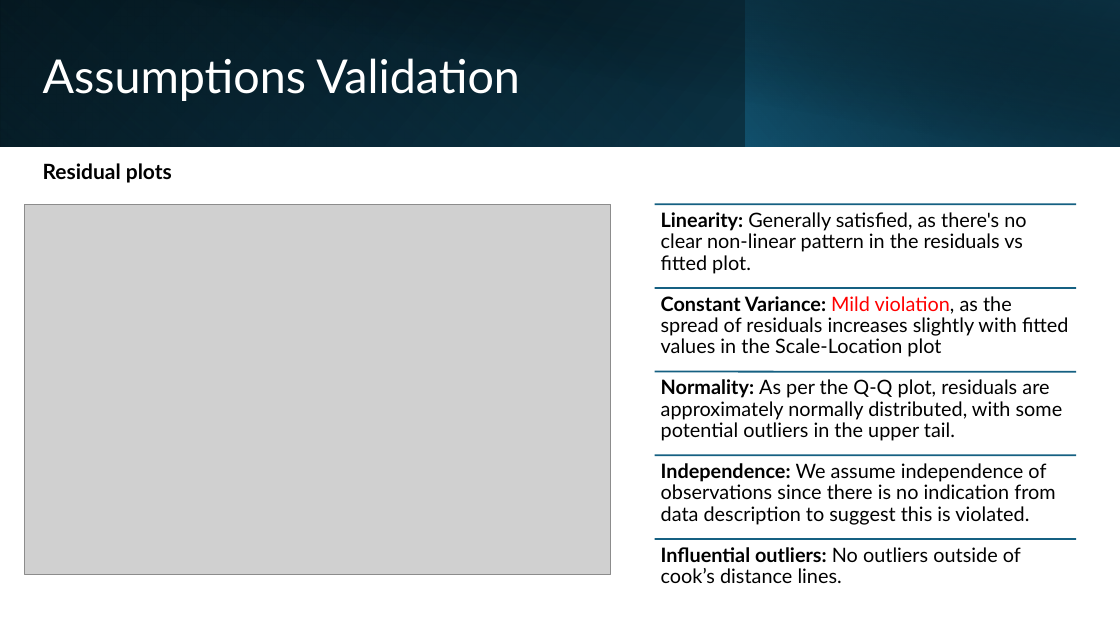
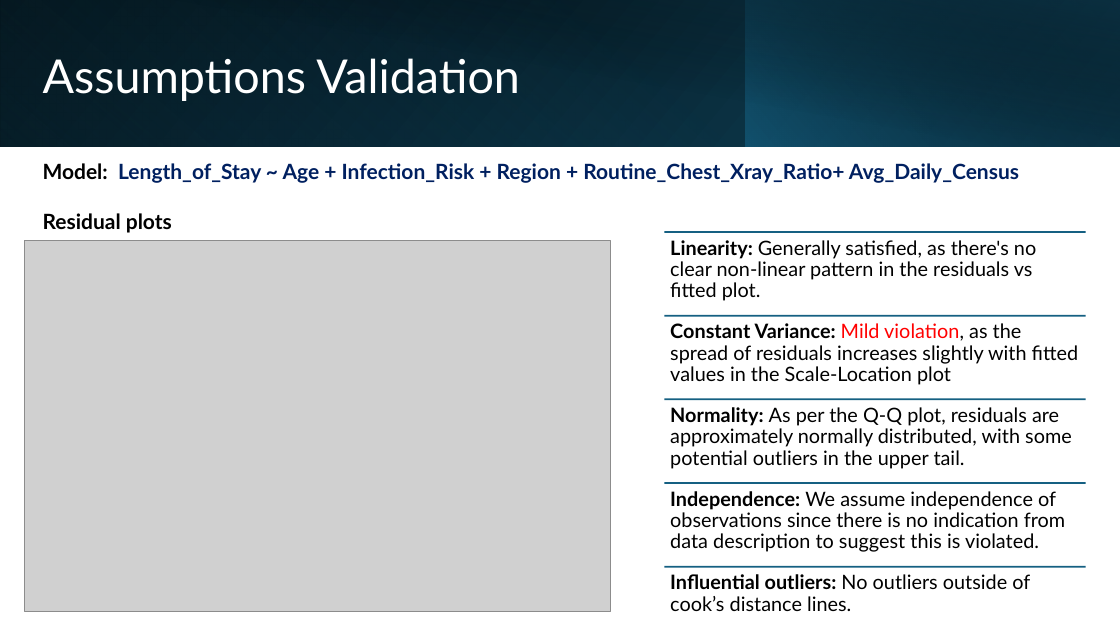
Before and after one commit to kradhakrishnan0714/Hospitalization-Stays-Prediction, a slide deck: slide 13 of Hospitalization Stays Prediction - Updated.pptx (slide 14 before the commit). Drawn at 1120x630 pixels with LibreOffice and Linux fonts; fonts in the diff are those of the drawing; grey boxes stand for pictures. Boxes give left, top, right and bottom in pixels: in the first picture for what was removed or moved away, otherwise in the second. Text is boxed around its words. In the diff, an @@ line names an element or a change of style, - is before the commit and + after.

```diff
--- a/Hospitalization Stays Prediction - Updated.pptx
+++ b/Hospitalization Stays Prediction - Updated.pptx
@@ text at [43,163,1019,183]: paragraph added @@
+Model: Length_of_Stay ~ Age + Infection_Risk + Region + Routine_Chest_Xray_Ratio+ Avg_Daily_Census
@@ picture: place and size @@
-picture at [25,204,612,575]
+picture at [25,241,612,612]
@@ 5 texts, 5 lines: place and size @@
-5 texts, 5 lines at [655,204,1076,583]
+5 texts, 5 lines at [665,232,1086,611]
```
Also in this commit, not shown: 5 other slides changed, 3 slides removed.
